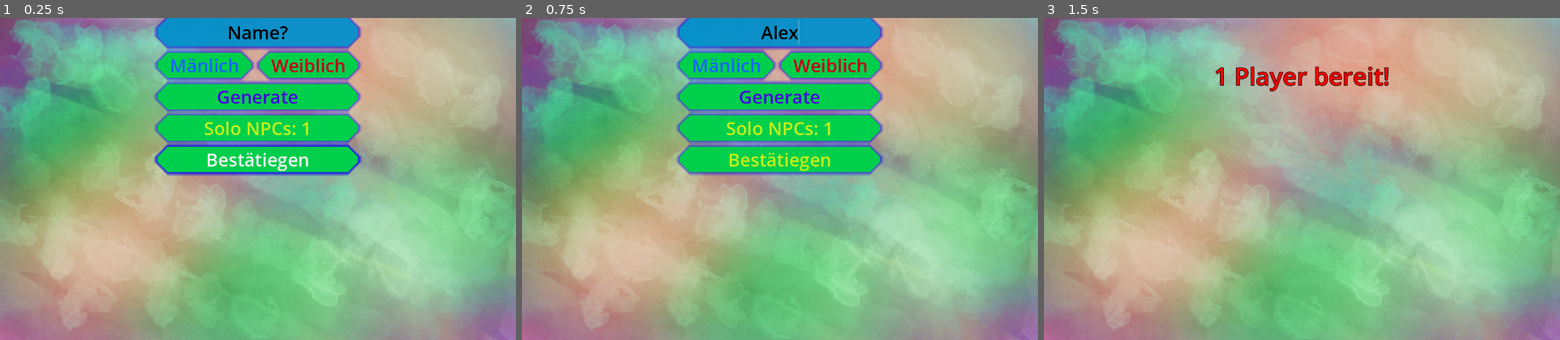
Above: before the commit, frames 1-3 (left to right).
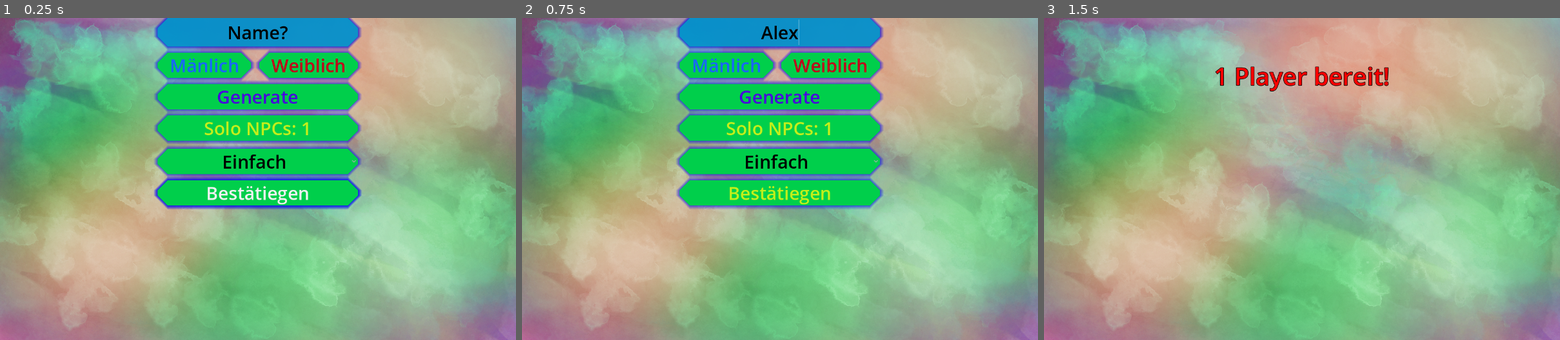
Above: after the commit, the same moments.

Repository: NIK-98/Paint_The_Ground
Game: Godot game, scene res://sceens/level.tscn
Same seed, same stepped clock (60 frames per second), same inputs: the game is played once before the commit and once after it. This scene is started directly instead of the project's main scene.
Inputs (mouse positions are in pixels of both pictures, inside the frame that each line leads up to):
- Up to frame 1 (0.25 s): no input
- Up to frame 2 (0.75 s): click (780, 30) at 0.52 s; type "Alex" at 0.6 s
- Up to frame 3 (1.5 s): click "Bestätiegen" at 1.25 s

The runs differ from the first frame. In frame 1, 5.6% of the frame differs, in the area x 29-71%, y 39-60%; in frame 2, 5.5%; in frame 3, nothing differs.
Error in both runs: Cannot call method 'get_node' on a null value. (res://scripts/level.gd:49)

Commit message:
Schwierigkeits grad für den Solomodus hinzugefügt (Version 24)

Diff:
--- a/sceens/level.tscn
+++ b/sceens/level.tscn
@@ -172,6 +172,16 @@
 Button/styles/normal = SubResource("StyleBoxFlat_57cek")
 Button/styles/pressed = SubResource("StyleBoxFlat_57cek")
 
+[sub_resource type="Theme" id="Theme_qs1a5"]
+OptionButton/colors/font_color = Color(0, 0, 0, 1)
+OptionButton/font_sizes/font_size = 45
+OptionButton/fonts/font = SubResource("SystemFont_8s71y")
+OptionButton/styles/focus = SubResource("StyleBoxFlat_57cek")
+OptionButton/styles/hover = SubResource("StyleBoxFlat_57cek")
+OptionButton/styles/hover_pressed = SubResource("StyleBoxFlat_57cek")
+OptionButton/styles/normal = SubResource("StyleBoxFlat_57cek")
+OptionButton/styles/pressed = SubResource("StyleBoxFlat_57cek")
+
 [sub_resource type="StyleBoxTexture" id="StyleBoxTexture_dox0w"]
 expand_margin_top = 15.0
 expand_margin_bottom = 15.0
@@ -402,9 +412,26 @@
 theme = SubResource("Theme_4qfo0")
 text = "Generate"
 
-[node name="npcs" type="Button" parent="loby/CenterContainer/VBoxContainer"]
+[node name="VBoxContainer" type="VBoxContainer" parent="loby/CenterContainer/VBoxContainer"]
+layout_mode = 2
+theme_override_constants/separation = 20
+
+[node name="npcs" type="Button" parent="loby/CenterContainer/VBoxContainer/VBoxContainer"]
 layout_mode = 2
 theme = SubResource("Theme_ywke1")
+text = "Solo NPCs: 1"
+
+[node name="Speed" type="OptionButton" parent="loby/CenterContainer/VBoxContainer/VBoxContainer"]
+layout_mode = 2
+theme = SubResource("Theme_qs1a5")
+alignment = 1
+selected = 0
+item_count = 3
+popup/item_0/text = "Einfach"
+popup/item_1/text = "Normal"
+popup/item_1/id = 1
+popup/item_2/text = "Schwer"
+popup/item_2/id = 2
 
 [node name="Enter" type="Button" parent="loby/CenterContainer/VBoxContainer"]
 layout_mode = 2
@@ -545,6 +572,7 @@
 [connection signal="pressed" from="loby/CenterContainer/VBoxContainer/HBoxContainer/J" to="loby" method="_on_j_pressed"]
 [connection signal="pressed" from="loby/CenterContainer/VBoxContainer/HBoxContainer/M" to="loby" method="_on_m_pressed"]
 [connection signal="pressed" from="loby/CenterContainer/VBoxContainer/Random" to="loby" method="_on_random_pressed"]
-[connection signal="pressed" from="loby/CenterContainer/VBoxContainer/npcs" to="loby" method="_on_npcs_pressed"]
+[connection signal="pressed" from="loby/CenterContainer/VBoxContainer/VBoxContainer/npcs" to="loby" method="_on_npcs_pressed"]
+[connection signal="item_selected" from="loby/CenterContainer/VBoxContainer/VBoxContainer/Speed" to="loby" method="_on_speed_item_selected"]
 [connection signal="pressed" from="loby/CenterContainer/VBoxContainer/Enter" to="loby" method="_on_enter_pressed"]
 [connection signal="visibility_changed" from="Scoreboard/CanvasLayer" to="Scoreboard" method="_on_canvas_layer_visibility_changed"]
--- a/scripts/Global.gd
+++ b/scripts/Global.gd
@@ -4,3 +4,4 @@
 const Spawn_bomben_limit = 3
 var npcs_anzahl = 3
 var count_npcs = 1
+var speed_npcs = 15
--- a/scripts/level.gd
+++ b/scripts/level.gd
@@ -61,9 +61,9 @@
 @rpc("any_peer","call_local")
 func visibility_npc_settings():
 	if multiplayer.get_peers().is_empty() and not OS.has_feature("dedicated_server"):
-		$loby/CenterContainer/VBoxContainer/npcs.visible = true
+		$loby/CenterContainer/VBoxContainer/VBoxContainer.visible = true
 	else:
-		$loby/CenterContainer/VBoxContainer/npcs.visible = false
+		$loby/CenterContainer/VBoxContainer/VBoxContainer.visible = false
 
 
 @rpc("any_peer","call_local")
--- a/scripts/loby.gd
+++ b/scripts/loby.gd
@@ -116,7 +116,7 @@
 
 func _ready():
 	visible = true
-	$CenterContainer/VBoxContainer/npcs.text = str("Solo NPCs: ",Global.count_npcs)
+	$CenterContainer/VBoxContainer/VBoxContainer/npcs.text = str("Solo NPCs: ",Global.count_npcs)
 	$CenterContainer/VBoxContainer/Warten.connect("visibility_changed", _on_warten_visibility_changed.rpc)
 
 
@@ -222,7 +222,7 @@
 	if $CenterContainer/VBoxContainer/name_input.text != "":
 		get_parent().is_server_run_game.rpc()
 		update_player_wait.rpc(true)
-		$CenterContainer/VBoxContainer/npcs.visible = false
+		$CenterContainer/VBoxContainer/VBoxContainer.visible = false
 		$CenterContainer/VBoxContainer/name_input.visible = false
 		$CenterContainer/VBoxContainer/Enter.visible = false
 		$CenterContainer/VBoxContainer/HBoxContainer.visible = false
@@ -260,9 +260,21 @@
 	Global.count_npcs += 1
 	if Global.count_npcs > Global.npcs_anzahl:
 		Global.count_npcs = 1
-	$CenterContainer/VBoxContainer/npcs.text = str("Solo NPCs: ",Global.count_npcs)
+	$CenterContainer/VBoxContainer/VBoxContainer/npcs.text = str("Solo NPCs: ",Global.count_npcs)
 
 
 @rpc("any_peer","call_local")
 func _on_warten_visibility_changed():
 	$CenterContainer/VBoxContainer/Warten.visible = true
+
+
+func _on_speed_item_selected(index: int) -> void:
+	#einfach
+	if index == 0:
+		Global.speed_npcs = 15
+	#normal
+	if index == 1:
+		Global.speed_npcs = 20
+	#schwer
+	if index == 2:
+		Global.speed_npcs = 30
--- a/scripts/npc.gd
+++ b/scripts/npc.gd
@@ -15,7 +15,7 @@
 var direction_change_interval = 0.5  # Intervall in Sekunden
 var curent_direction = Vector2() # für warloses folgen
 var random = 1
-var SPEED = 15
+var SPEED = Global.speed_npcs
 var current_direktion = 0
 var curent_bomb = null
 @export var paint_radius = 2
Not shown, changed: export_presets.cfg
Not shown: 1 places in sceens/level.tscn that only renumber resources
